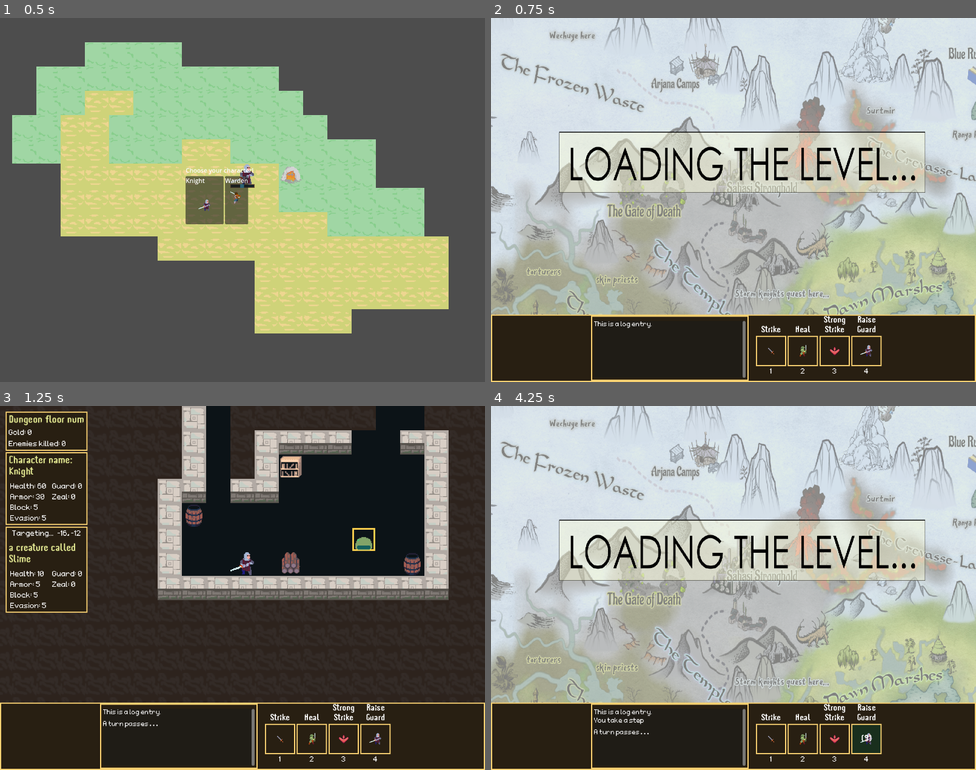
Above: before the commit, frames 1-4 (two rows, left to right).
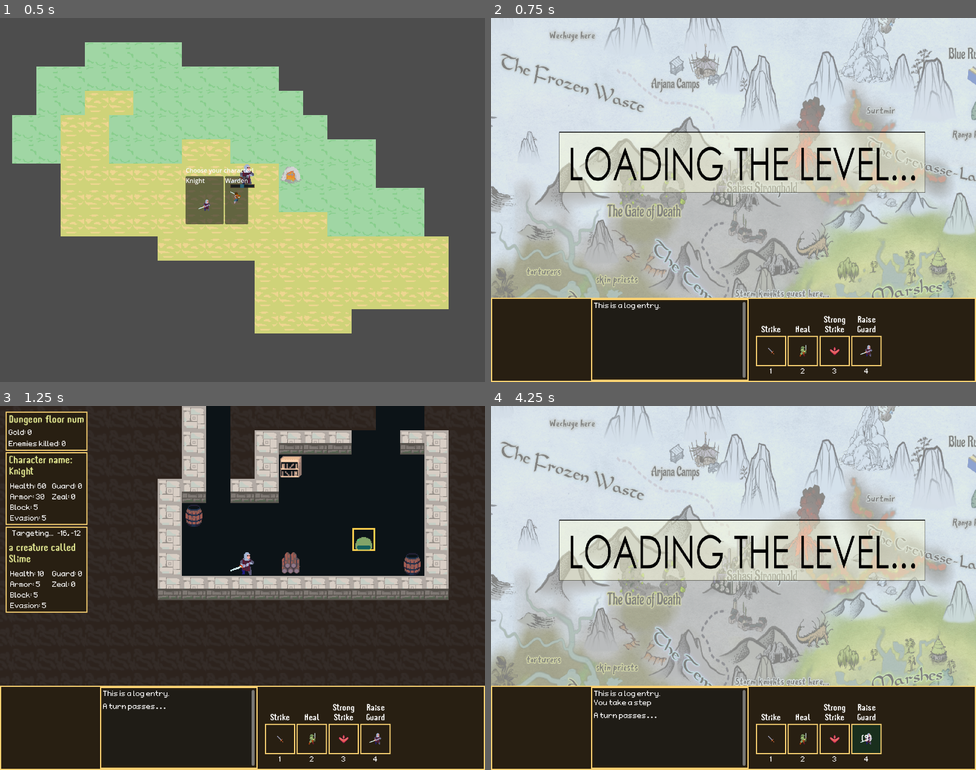
Above: after the commit, the same moments.

Repository: OttoElomaa/godot-4-roguelike-knights
Game: Godot game, scene res://Scenes/game_main.tscn
The game is run twice, just before and just after one commit, with the same random seed, the same clock (stepped at 60 frames per second) and the same inputs.
Inputs (mouse positions are in pixels of both pictures, inside the frame that each line leads up to):
- Up to frame 1 (0.5 s): no input
- Up to frame 2 (0.75 s): click (694, 200) at 0.52 s
- Up to frame 3 (1.25 s): no input
- Up to frame 4 (4.25 s): move the mouse to (733, 562) at 1.27 s; hold Right (ui_right) 1.28-2.03 s; tap 1 (1) at 1.35 s; tap 2 (2) at 1.55, 2.1 s; move the mouse to (777, 540) at 2.02 s; hold Down (ui_down) 2.03-2.78 s; tap 3 (3) at 2.3, 2.85 s; move the mouse to (617, 515) at 2.77 s; hold Right (ui_right) 2.78-3.53 s; tap 4 (4) at 3.05, 3.6 s; move the mouse to (709, 660) at 3.52 s; hold Up (ui_up) from 3.53 s (still down); tap B (B) at 3.8 s

Frame 1 is identical in both runs. In frame 2, 5.2% of the frame differs, in the area x 0-100%, y 76-86%; in frame 3, 1.4%; in frame 4, 5.4%, in the area x 0-100%, y 76-91%.
Error in both runs: Invalid call. Nonexistent function 'getCreatures' in base 'Nil'. (res://Scripts/WorldScripts/playerTargeting.gd:29)

Commit message:
Guard now works and reduces damage. Skill targeting now checks if target is alive. Reworked creature/player setup() functions. Tweaks to log, health bar etc.

Diff:
--- a/Scenes/PlayerAndCreatures/PlayerOld.tscn
+++ /dev/null
@@ -1,85 +0,0 @@
-[gd_scene load_steps=11 format=3 uid="uid://chxte6g0nwu8j"]
-
-[ext_resource type="Script" path="res://Scripts/player-OLD.gd" id="1_m5ige"]
-[ext_resource type="Texture2D" uid="uid://bw8o6e8ukqaoq" path="res://Sprites/rogues.png" id="2_cfqve"]
-[ext_resource type="Script" path="res://Scripts/player_movement.gd" id="3_jf5cg"]
-[ext_resource type="PackedScene" uid="uid://d4g5rogm106cr" path="res://Scenes/Skills/Strike.tscn" id="4_pfgfq"]
-[ext_resource type="PackedScene" uid="uid://cwkrdlxk2utha" path="res://Scenes/Skills/Strong Strike.tscn" id="5_og08m"]
-[ext_resource type="PackedScene" uid="uid://c88p26kmuj5fw" path="res://Scenes/PlayerAndCreatures/health_component.tscn" id="6_hwubk"]
-[ext_resource type="PackedScene" uid="uid://bq678nwpus50l" path="res://Scenes/PlayerAndCreatures/animation_component.tscn" id="7_64ugq"]
-
-[sub_resource type="Animation" id="Animation_dxgkf"]
-resource_name = "MovementWobble"
-length = 0.3
-tracks/0/type = "value"
-tracks/0/imported = false
-tracks/0/enabled = true
-tracks/0/path = NodePath("Sprite2D:offset")
-tracks/0/interp = 1
-tracks/0/loop_wrap = true
-tracks/0/keys = {
-"times": PackedFloat32Array(0, 0.15, 0.3),
-"transitions": PackedFloat32Array(1, 1, 1),
-"update": 0,
-"values": [Vector2(0, 0), Vector2(0, -5), Vector2(0, 0)]
-}
-
-[sub_resource type="Animation" id="Animation_t048g"]
-length = 0.001
-tracks/0/type = "value"
-tracks/0/imported = false
-tracks/0/enabled = true
-tracks/0/path = NodePath("Sprite2D:offset")
-tracks/0/interp = 1
-tracks/0/loop_wrap = true
-tracks/0/keys = {
-"times": PackedFloat32Array(0),
-"transitions": PackedFloat32Array(1),
-"update": 0,
-"values": [Vector2(0, 0)]
-}
-
-[sub_resource type="AnimationLibrary" id="AnimationLibrary_5otlx"]
-_data = {
-"MovementWobble": SubResource("Animation_dxgkf"),
-"RESET": SubResource("Animation_t048g")
-}
-
-[node name="PlayerOld" type="Node2D" groups=["player"]]
-script = ExtResource("1_m5ige")
-creatureName = "Player"
-
-[node name="Sprite2D" type="Sprite2D" parent="."]
-texture = ExtResource("2_cfqve")
-hframes = 6
-vframes = 7
-frame = 16
-
-[node name="Skills" type="Node" parent="."]
-
-[node name="Strike" parent="Skills" instance=ExtResource("4_pfgfq")]
-
-[node name="StrongStrike" parent="Skills" instance=ExtResource("5_og08m")]
-
-[node name="HealthComponent" parent="." instance=ExtResource("6_hwubk")]
-health = 100
-
-[node name="AnimationComponent" parent="." instance=ExtResource("7_64ugq")]
-
-[node name="SpriteAnimations" type="AnimationPlayer" parent="."]
-libraries = {
-"": SubResource("AnimationLibrary_5otlx")
-}
-
-[node name="Camera2D" type="Camera2D" parent="."]
-zoom = Vector2(2, 2)
-
-[node name="LineOfSightNavigator" type="NavigationAgent2D" parent="."]
-path_desired_distance = 10.0
-path_max_distance = 5000.0
-navigation_layers = 3
-simplify_path = true
-simplify_epsilon = 10.0
-
-[node name="Movement" type="Node" parent="."]
-script = ExtResource("3_jf5cg")
--- a/Scenes/PlayerAndCreatures/health_component.tscn
+++ b/Scenes/PlayerAndCreatures/health_component.tscn
@@ -13,13 +13,6 @@
 offset_bottom = 16.0
 theme_override_styles/panel = SubResource("StyleBoxEmpty_2prju")
 script = ExtResource("1_jqaur")
-
-[node name="HealthLabel" type="Label" parent="."]
-visible = false
-layout_mode = 2
-text = "HealthAmount"
-horizontal_alignment = 1
-vertical_alignment = 1
 
 [node name="HealthBar" type="Panel" parent="."]
 custom_minimum_size = Vector2(32, 5)
--- a/Scenes/UI/BasicLogMessage.tscn
+++ b/Scenes/UI/BasicLogMessage.tscn
@@ -2,7 +2,7 @@
 
 [ext_resource type="StyleBox" uid="uid://csxe58yu2qsba" path="res://Resources/EmptyStyleBox.tres" id="1_sv3t4"]
 [ext_resource type="Script" path="res://Scripts/MiscUI/basic_log_message.gd" id="1_xqjs1"]
-[ext_resource type="FontFile" uid="uid://byafnu4pqy01b" path="res://Resources/Fonts/monaco/monaco.ttf" id="3_cbb7x"]
+[ext_resource type="Theme" uid="uid://dnmve288k8de2" path="res://Resources/Fonts/BasicSmallPixelFont.tres" id="3_73alm"]
 
 [node name="Message" type="PanelContainer"]
 theme_override_styles/panel = ExtResource("1_sv3t4")
@@ -10,7 +10,5 @@
 
 [node name="Text" type="Label" parent="."]
 layout_mode = 2
-theme_override_colors/font_color = Color(1, 1, 1, 1)
-theme_override_fonts/font = ExtResource("3_cbb7x")
-theme_override_font_sizes/font_size = 28
+theme = ExtResource("3_73alm")
 text = "This is a log entry."
--- a/Scenes/UI/basic_log.tscn
+++ b/Scenes/UI/basic_log.tscn
@@ -4,7 +4,7 @@
 [ext_resource type="PackedScene" uid="uid://irn8tsvxkxy0" path="res://Scenes/UI/BasicLogMessage.tscn" id="2_ywuan"]
 
 [node name="CombatLog" type="PanelContainer"]
-custom_minimum_size = Vector2(400, 150)
+custom_minimum_size = Vector2(400, 200)
 offset_right = 8.0
 offset_bottom = 8.0
 script = ExtResource("1_xa3yp")
--- a/Scripts/PlayerAndCreatures/CreatureStatsComponent.gd
+++ b/Scripts/PlayerAndCreatures/CreatureStatsComponent.gd
@@ -149,37 +149,67 @@
 
 func handlePhysicalHit(damage:int) -> bool:
 
-	if tryBlock():
+	if tryBlock(damage):
+		return false
+
+	if tryEvade(damage):
+		return false
+
+	var reduced := damage
+	if guard.current > 0:
+		reduced = reduceDamageByGuard(damage)
+
+	if reduced > 0:
+		reduced = reduceDamageByArmor(damage)
+		takeDamage(reduced)
+	return true
+
+
+func tryBlock(damage:int):
+
+	var rand = rng.randi_range(0,100)
+	if rand < block.current:
 		var blockString : String =  "%s blocks %d damage without taking any!" % [creature.creatureName, damage]
 		ui.clearInitialRow()
 		ui.addMessage(blockString, Color.DARK_GRAY)
-		return false
-
-	if tryEvade():
+
+		return true
+	return false
+
+func tryEvade(damage:int):
+
+	var rand = rng.randi_range(0,100)
+	if rand < evasion.current:
 		var evadeString : String =  "%s evades %d damage!" % [creature.creatureName, damage]
 		ui.clearInitialRow()
 		ui.addMessage(evadeString, Color.DARK_GRAY)
-		return false
-
-
-	var reduced = reduceDamageByArmor(damage)
-	takeDamage(reduced)
-	return true
-
-
-func tryBlock():
-
-	var rand = rng.randi_range(0,100)
-	if rand < block.current:
+
 		return true
 	return false
 
-func tryEvade():
-
-	var rand = rng.randi_range(0,100)
-	if rand < evasion.current:
-		return true
-	return false
+
+func reduceDamageByGuard(damage:int) -> int:
+
+	var curr := guard.current
+	var afterGuard := damage
+	var reduction := 0
+
+	if curr < damage:
+		reduction = curr
+	else:
+		reduction = damage
+	afterGuard = damage - reduction
+
+	var absorbedAmount = afterGuard
+	guard.current -= reduction
+
+	var blockString : String =  "%s guards against %d damage and avoids %d!" % [creature.creatureName, damage, reduction]
+	ui.clearInitialRow()
+	ui.addMessage(blockString, Color.LIGHT_BLUE)
+
+	ui.saveInitialMessage("Guard broken!", Color.LIGHT_BLUE)
+
+	return afterGuard
 
 
 func reduceDamageByArmor(damage:int) -> int:
--- a/Scripts/PlayerAndCreatures/PlayerExtendsCreature.gd
+++ b/Scripts/PlayerAndCreatures/PlayerExtendsCreature.gd
@@ -12,31 +12,19 @@
 
 
 func playerSetup(world, isThisOverworld):
-	self.world = world
-	grid = world.grid
+
 	$MovementInput.setup(self)
-
 	isOverworld = isThisOverworld
 
 	#### TESTING SETUP STUFF
 	gridPosition = world.grid.world_to_grid(self.position)
 	position = world.grid.grid_to_world(gridPosition)
 
-
-	$CreatureMovement.setup(self)
-
 	if isOverworld:
 		return
 
-	$Stats.setup(self)
-	$HealthBar.setup(self)
-
-
-	$AnimationComponent.setup(self)
-	$CreatureMovement.setup(self)
-
-	for skill in $Skills.get_children():
-		skill.setup(self)
+	#### CALLS THE CREATURE SETUP FUNC
+	self.call("setup", world)
 
 
 
--- a/Scripts/PlayerAndCreatures/health_component.gd
+++ b/Scripts/PlayerAndCreatures/health_component.gd
@@ -6,7 +6,6 @@
 var health = null
 #var maxHealth := 0
 @onready var healthBar := $HealthBar
-@onready var healthLabel := $HealthLabel
 var ui: Node = null
 
 var style1 : StyleBoxFlat = preload("res://Resources/HealthBarBasic.tres")
@@ -18,49 +17,54 @@
 
 	self.creature = creature
 	var health = creature.stats.health
-	#maxHealth = health
+	var guard = creature.stats.guard
 
-	#$HealthBar.max_value = 100
-	updateVisual(health)
+	updateVisual(health, guard)
 	ui = creature.world.getUi()
 
-	#$HealthBarRed.max_value = 100
-	#$HealthBarRed.value = 100
 
 
-func updateVisual(health):
+func updateVisual(health:Object, guard:Object):
 
 	var barWidth = 32
 
-	#### HEALTH BAR STUFF
-	if health.current >= health.max:
-		$HealthBar.hide()
-		$HealthBarRed.hide()
+	#### GUARD BAR STUFF
+	var guardMax := 50
+
+	#if creature.isPlayer:
+		#prints("show guard? , ", guard.current)
+
+	#### DISPLAY STUFF
+	if guard.current > 0:
+		self.show()
+		$GuardBarBlue.show()
 	else:
-		$HealthBar.show()
-		$HealthBarRed.show()
+		#if creature.isPlayer:
+			#prints("no show guard? , ", guard.current)
+		$GuardBarBlue.hide()
+		if health.current >= health.max:
+			self.hide()
+		else:
+			self.show()
 
 
-		var diff:float = float(health.current) / float(health.max)
-		var alteredWidth:int = ceil(barWidth * diff )
-		prints("diff: ", diff)
-		prints("health width: ", alteredWidth)
-		$HealthBarRed.custom_minimum_size.x = alteredWidth
+	#### HEALTH BAR STUFF
+	#if health.current < health.max:
+	var diff:float = float(health.current) / float(health.max)
+	var alteredWidth:int = ceil(barWidth * diff )
+	prints("diff: ", diff)
+	prints("health width: ", alteredWidth)
+	$HealthBarRed.custom_minimum_size.x = alteredWidth
 
-	#### GUARD BAR STUFF
-	var guard = creature.stats.guard
-	var guardMax := 50
+
 
 	if guard.current > 0:
-		$HealthBar.show()
-		$GuardBarBlue.show()
+		var diffg:float = float(guard.current) / float(guardMax)
+		var altWidthG:int = ceil(barWidth * diffg )
+		$GuardBarBlue.custom_minimum_size.x = altWidthG
 
-		var diff:float = float(guard.current) / float(guardMax)
-		var alteredWidth:int = ceil(barWidth * diff )
-		$GuardBarBlue.custom_minimum_size.x = alteredWidth
-
-	else:
-		$GuardBarBlue.hide()
+	#else:
+		#
 
 
 	if health.current < (health.max / 2):
--- a/Scripts/PlayerAndCreatures/movementInputComponent.gd
+++ b/Scripts/PlayerAndCreatures/movementInputComponent.gd
@@ -18,7 +18,9 @@
 
 	if not player:
 		return
-	elif player.world.isMapKilled:
+	if not player.world:
+		return
+	if player.world.isMapKilled:
 		return
 
 	#### PLAYER STOPPED PRESSING MOVEMENT
--- a/Scripts/Skills/BasicPhysicalAttack.gd
+++ b/Scripts/Skills/BasicPhysicalAttack.gd
@@ -32,9 +32,8 @@
 	skill.ui.saveInitialMessage(skill.actor.creatureName + " uses " + skill.skillName, Color.WHITE)
 	var success = false
 
-	if attacksCount > 1:
-		skill.ui.clearInitialRow()
-		skill.ui.saveInitialMessage("(%s) " % skill.skillName, Color.LIGHT_BLUE)
+	#### JUST LOG ROW FORMATTING Stuff Atm
+	handleMultiAttack()
 
 	for i in range(attacksCount):
 		if is_instance_valid(target):
@@ -51,3 +50,9 @@
 		skill.world.lineOfSight.createRangedLine(actor.position, target.position)
 
 	return target
+
+
+func handleMultiAttack():
+	if attacksCount > 1:
+		skill.ui.clearInitialRow()
+		skill.ui.saveInitialMessage("(%s) " % skill.skillName, Color.LIGHT_BLUE)
--- a/Scripts/Skills/SkillTargeting.gd
+++ b/Scripts/Skills/SkillTargeting.gd
@@ -28,9 +28,12 @@
 	var targets:Array = getTargetGroup()
 
 	var targetsInRange := []
+
+	#### IS IT ALIVE? IS IT IN RANGE?
 	for t in targets:
-		if isInRangedRange(t):
-			targetsInRange.append(t)
+		if t.checkValidity():
+			if isInRangedRange(t):
+				targetsInRange.append(t)
 
 	var visibleTargets := []
 	for t in targetsInRange:
--- a/Scripts/WorldScripts/world.gd
+++ b/Scripts/WorldScripts/world.gd
@@ -348,7 +348,7 @@
 
 
 func addCreature(creature:Node):
-	creature.basicSetup(self)
+	creature.setup(self)
 	$Creatures.add_child(creature)
 
 
--- a/Scripts/base_room.gd
+++ b/Scripts/base_room.gd
@@ -63,7 +63,7 @@
 
 	for start in $Utilities/CreatureSpawnPoints.get_children():
 		var newCreature = FileLoader.createRandomCreature()
-		newCreature.roomSetup(self, world)
+		newCreature.setup(world)
 
 		var newPos = $Tiles/FloorTiles2.local_to_map(start.position)
 		var gridPos = newPos + originGridPos
--- a/Scripts/creature.gd
+++ b/Scripts/creature.gd
@@ -32,20 +32,12 @@
 
 
 
-func roomSetup(room:Node, world:Node):
-
-	#var tree = room.get_tree()
-	#self.world = tree.root.get_node("GameMain/World")
+func setup(world:Node):
+
 	self.world = world
 	setupHelp()
 
 
-func basicSetup(world):
-
-	self.world = world
-	setupHelp()
-
-
 
 
 func setupHelp():
@@ -57,7 +49,6 @@
 	$HealthBar.setup(self)
 
 	$CreatureMovement.setup(self)
-
 	$AnimationComponent.setup(self)
 
 	for skill in $Skills.get_children():
@@ -138,10 +129,14 @@
 			line.remove_point(0)
 
 
-	else:
-		push_error("WHAT THE SHIT ASTARGRID")
-
-	#line.queue_free()
+
+func checkValidity() -> bool:
+	if not is_instance_valid(self):
+		return false
+	if self.is_queued_for_deletion():
+		return false
+	return true
+
 
 
 func finishTurn():
@@ -157,10 +152,15 @@
 			world.resetLevel()
 			return
 
-	if not is_instance_valid(world.player):
-		return
-	if world.player.is_queued_for_deletion():
-		return
+	if not world.player.checkValidity():
+		return
+	if not self.checkValidity():
+		return
+
+	$HealthBar.updateVisual(stats.health, stats.guard)
+	if isPlayer:
+		world.ui.updateVisualsOnTurn()
+
 
 	prints(creatureName, " valid, takes action")
 	#### TICK COOLDOWNS ETC ON-TURN EFFECTS ON SKILL NODES
@@ -257,7 +257,7 @@
 
 #### THIS RECEIVES A STATRESOURCE, STATS.HEALTH, WITH VALUES 'CURRENT' AND 'MAX'
 func updateHealthBar(health):
-	$HealthBar.updateVisual(health)
+	$HealthBar.updateVisual(health, stats.guard)
 
 
 func playMovementWobble():
@@ -281,6 +281,8 @@
 
 func _on_mouse_area_mouse_entered() -> void:
 
+	if not world:
+		return
 	if world.isOverworld:
 		return
 
